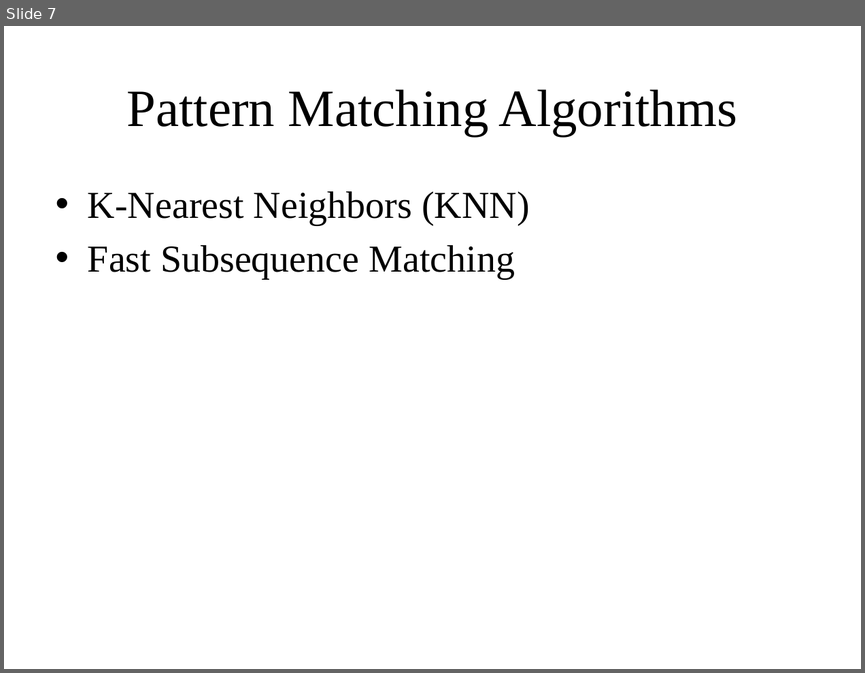
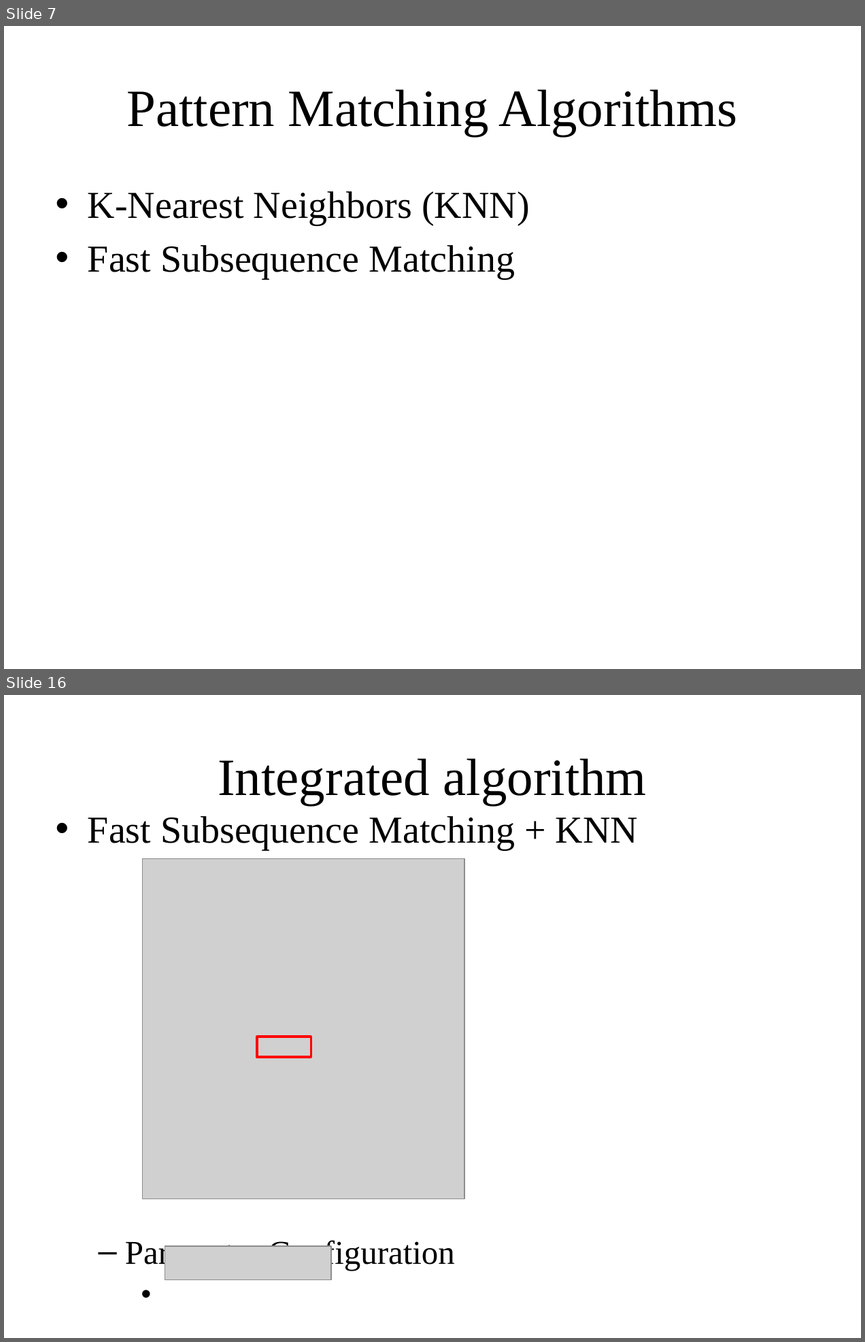
Before and after one commit to yspark/2012Fall-818J, a slide deck: presentation/netflix_yspark.pptx. Shown one above the other, each under a label of ours: slide 7 before the commit, slides 7 and 16 after it; the slides between them are not shown. The pictures are 865x673 and 865x1342 pixels, drawn with LibreOffice and Linux fonts; fonts in the diff are those of the drawing; grey boxes stand for pictures. Boxes give left, top, right and bottom in pixels: in the first picture for what was removed or moved away, otherwise in the second. Text is boxed around its words. In the diff, an @@ line names an element or a change of style, - is before the commit and + after.

```diff
--- a/presentation/netflix_yspark.pptx
+++ b/presentation/netflix_yspark.pptx
@@ slide 16 added at <box>4,695,861,1338</box>, background #FFFFFF @@
@@ title added at <box>218,758,647,805</box>, 44 pt, text #000000 @@
+Integrated algorithm
@@ text added at <box>88,816,638,1270</box>, 32 pt, text #000000 @@
+• Fast Subsequence Matching + KNN
+  – Parameter Configuration
@@ picture added at <box>142,859,464,1199</box> @@
@@ rectangle added at <box>257,1037,311,1057</box>, outline #FF0000 2 pt @@
@@ picture added at <box>165,1246,331,1279</box> @@
```
Also in this commit, not shown: 6 slides changed, 10 other slides added.
